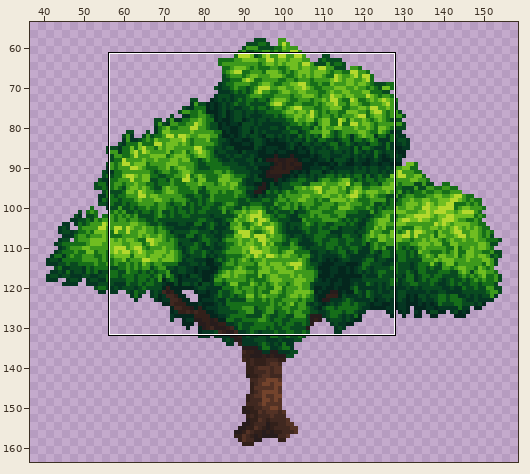
Two versions of one pixel-art file, src/concept/sprite/appletree.aseprite. The picture above shows the old version from afar; the outline marks the close-up.
Close-up. First the earlier version:
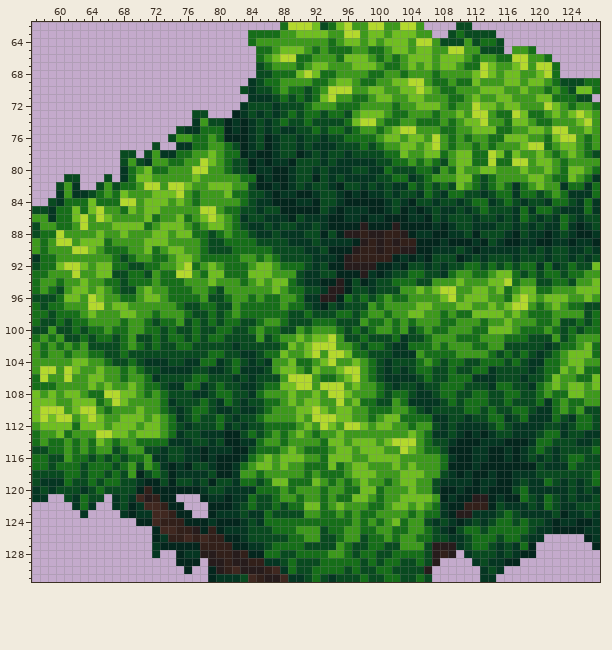
196x164 pixels, 1 frame. Shown: x 57..127, y 62..131. The wide view leaves out empty margins. The commit also changed other parts of the picture, which this record leaves out.
After the commit:
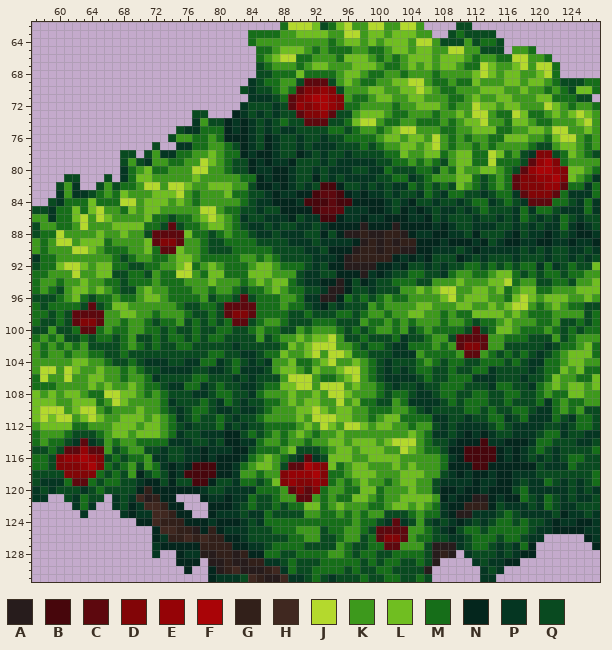
Palette (. is transparent): A #271c1c  B #47060c  C #5d080e  D #820507  E #950306  F #a90407  G #32201a  H #402820  J #b4d92d  K #3d991c  L #70be21  M #166e19  N #04261d  P #053622  Q #094a20
Change:
layer "Layer 9" added
Layer "Layer 9":
y 68: x 91..92 JL -> MM; x 96..97 KK -> LL
y 69: x 90..95 KKMMKL -> QCCCQK
y 70: x 90..96 MQMKJJJ -> CDDEDQK
y 71: x 89..95 QMQMLJK -> CDEFFED
y 72: x 89..95 QQMKKKM -> CEDEFED
y 73: x 89..95 MQMMQMM -> QCDDECQ
y 74: x 91..93 MQQ -> CCC
y 75: x 92 M -> Q
y 77: x 118..121 LJJM -> KMQQ
y 78: x 117..123 LKKLKMK -> KQPDDQM
y 79: x 117..122 JJKLLK -> MQCEFD
y 80: x 116..123 KKLKKLKM -> MQCEFFED
y 81: x 116..123 KKKLLKMM -> MCDDEEFD
y 82: x 93..94 QP -> BB; x 117..123 PMKLKKP -> CDDDEEC
y 83: x 92..95 PQQP -> BCCB; x 118..122 MMQMK -> CDDDC
y 84: x 91..96 PNQQPN -> BBBCBB; x 119..121 QQP -> CCC
y 85: x 92..95 NQPN -> BCCC
y 86: x 73..75 KKL -> MQM; x 93..94 PN -> BB
y 87: x 72..76 KLLLK -> MQCQM
y 88: x 71..75 KLLKL -> QCCCC
y 89: x 72..75 LLKK -> CDDC
y 90: x 73..74 KL -> CC
y 95: x 80 Q -> K; x 82..85 KKKK -> MQMM
y 96: x 61 L -> K; x 63..66 KJLK -> MQMM; x 80 Q -> M; x 82..85 KKMK -> QCQM
y 97: x 61..66 KKKJJK -> MMQCQM; x 81..84 QKMM -> CCCC
y 98: x 61..65 MMKLK -> QCCCC; x 81..84 MKMM -> CDDC
y 99: x 62..65 MMKK -> CDDC; x 82..83 MQ -> CC; x 109 M -> K; x 111..112 KK -> MQ; x 114 K -> M
y 100: x 63..64 QM -> CC; x 109..114 KKKMML -> MMQCQM
y 101: x 109..113 KMMMK -> QCCCC
y 102: x 110..113 KKMM -> CDDC
y 103: x 111..112 KK -> CC
y 112: x 63..65 LLL -> MKK
y 113: x 60 L -> K; x 62..66 KKKJJ -> QQQMK
y 114: x 61..65 KMKML -> QPCPQ; x 91 K -> M; x 93 M -> K; x 113 P -> B
y 115: x 60..65 MKMKMK -> QCCECC; x 90..92 KMM -> QQQ; x 111..114 NPPN -> BBBB
y 116: x 60..65 QKMMQM -> DEEFED; x 88..93 LLLKKM -> MQPCPQ; x 111..114 NPPN -> BBBB
y 117: x 60..65 MMMQMM -> DDDEFD; x 77..79 QQP -> BBB; x 88..93 LKKMMM -> QCCFED; x 112..113 PN -> BB
y 118: x 61..64 MMQM -> DDDD; x 76..79 PPPQ -> BBBB; x 88..93 KKKMKM -> DEEEFD
y 119: x 62..63 QQ -> CC; x 77..78 PQ -> BB; x 88..93 LMMMLK -> DEDDED
y 120: x 89..92 MKKK -> CDCD
y 121: x 90..91 MK -> CC
y 123: x 99 M -> K; x 101..103 KKK -> QQQ
y 124: x 99..104 KMKLMK -> MQPCPQ
y 125: x 99..103 MKKMM -> QCCCC
y 126: x 100..103 MKMK -> CDDC
y 127: x 101..102 QQ -> CC
